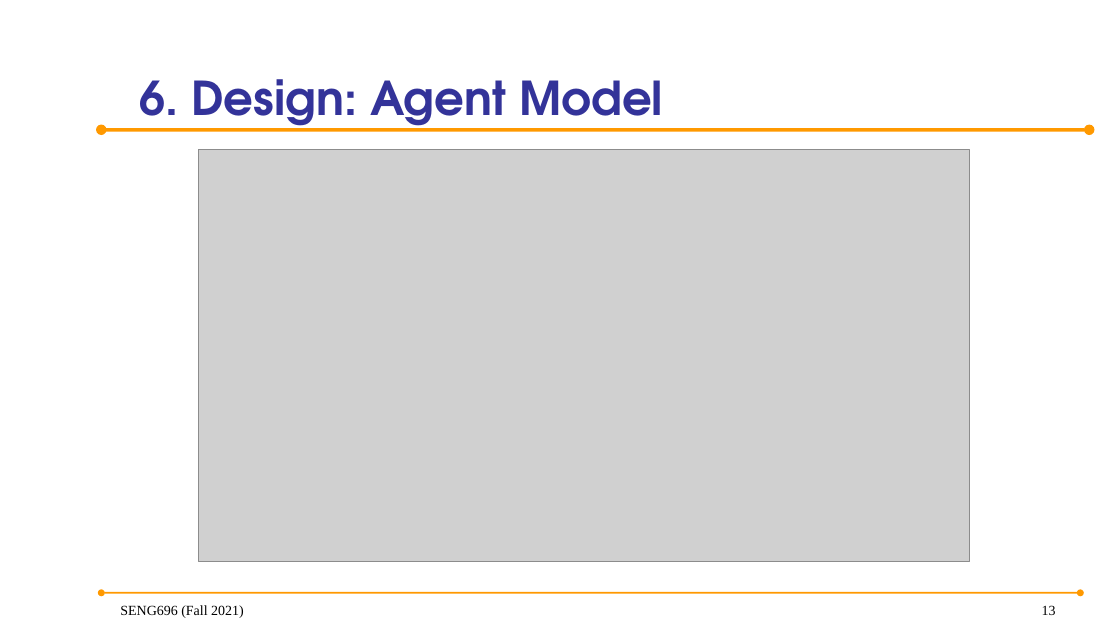
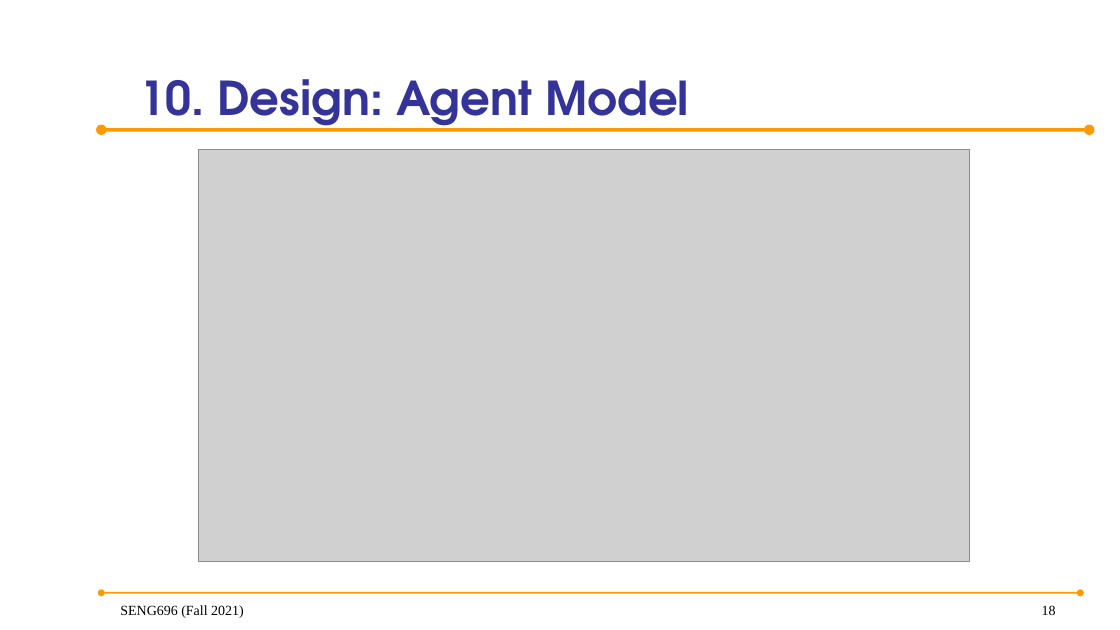
Before and after one commit to anish30145784/SENG696_GroupD, a slide deck: slide 18 of GroupD_ProjectPresentation.pptx (slide 13 before the commit). Drawn at 1120x630 pixels with LibreOffice and Linux fonts; fonts in the diff are those of the drawing; grey boxes stand for pictures; background and template pictures are left out. Boxes give left, top, right and bottom in pixels: in the first picture for what was removed or moved away, otherwise in the second. Text is boxed around its words. In the diff, an @@ line names an element or a change of style, - is before the commit and + after.

Commit message:
Added tech overview for the twilio meesaging service, updated exceptions of all agent and some ppt layout changes

```diff
--- a/GroupD_ProjectPresentation.pptx
+++ b/GroupD_ProjectPresentation.pptx
@@ title at [139,79,690,132]: text changed @@
-6. Design: Agent Model
+10. Design: Agent Model
@@ page number at [1042,605,1056,615]: text changed @@
-13
+18
```
Also in this commit, not shown: 11 other slides changed, 9 slides added, 9 other files.
